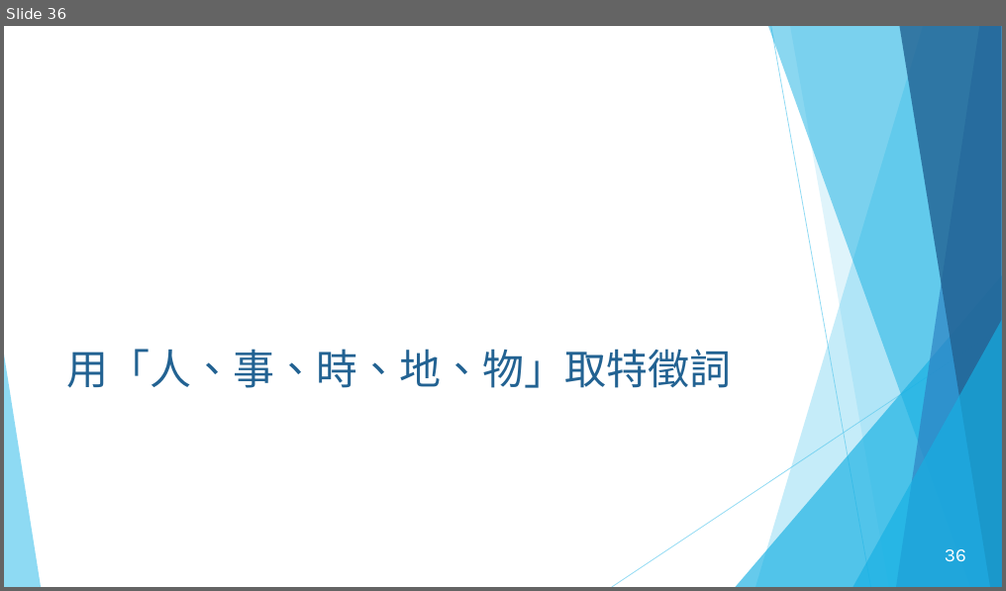
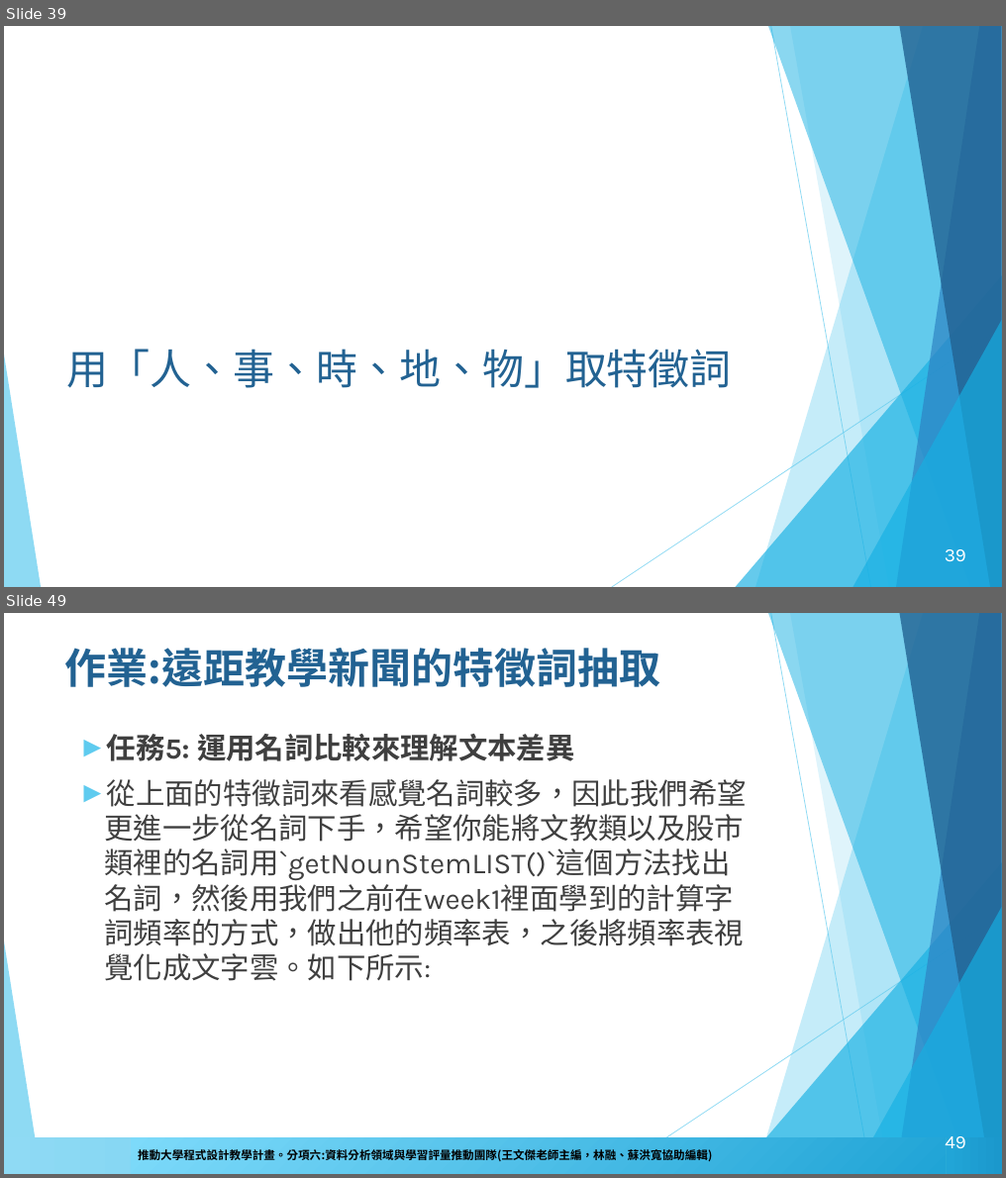
Before and after one commit to howardsukuan/textual-data-analysis-python, a slide deck: week02/文本分析與程式設計Week02.pptx. Shown one above the other, each under a label of ours: slide 36 before the commit, slides 39 and 49 after it; the slides between them are not shown. The pictures are 1006x591 and 1006x1178 pixels, drawn with LibreOffice and Linux fonts; fonts in the diff are those of the drawing; background and template pictures are left out. Boxes give left, top, right and bottom in pixels: in the first picture for what was removed or moved away, otherwise in the second. Text is boxed around its words. In the diff, an @@ line names an element or a change of style, - is before the commit and + after.

```diff
--- a/week02/文本分析與程式設計Week02.pptx
+++ b/week02/文本分析與程式設計Week02.pptx
@@ slide 49 added at [4,613,1002,1174], background #FFFFFF; not listed: 10 template elements that a slide beside it also shows @@
@@ title added at [65,648,660,687], 40 pt, text #226292, bold @@
+作業:遠距教學新聞的特徵詞抽取
@@ text added at [104,734,746,981], 28 pt, text #3F3F3F @@
+► 任務5: 運用名詞比較來理解文本差異
+► 從上面的特徵詞來看感覺名詞較多，因此我們希望更進一步從名詞下手，希望你能將文教類以及股市類裡的名詞用`getNounStemLIST()`這個方法找出名詞，然後用我們之前在week1裡面學到的計算字詞頻率的方式，做出他的頻率表，之後將頻率表視覺化成文字雲。如下所示:
@@ rectangle added at [4,1138,1002,1174], fill gradient #8FDAF4 to #53C5EB to #29B6E6 to #1B98CC @@
@@ rectangle added at [131,1139,945,1173], fill gradient #20A4D6 to #7EDBFB, 11 pt, text #000000, bold @@
+推動大學程式設計教學計畫。分項六:資料分析領域與學習評量推動團隊(王文傑老師主編，林融、蘇洪寬協助編輯)
@@ text added at [135,1146,670,1162], 12 pt, text #164161, bold @@
+推動大學程式設計教學計畫。分項六：資料分析領域與學習評量推動團隊（○○系○○老師主編）
@@ page number added at [944,1137,965,1149], 18 pt, text #FFFFFF @@
+49
@@ what was slide 36 is now slide 39 @@
@@ page number at [944,550,966,563]: text changed @@
-36
+39
```
Also in this commit, not shown: 37 slides changed, 10 other slides added, 10 other files.
